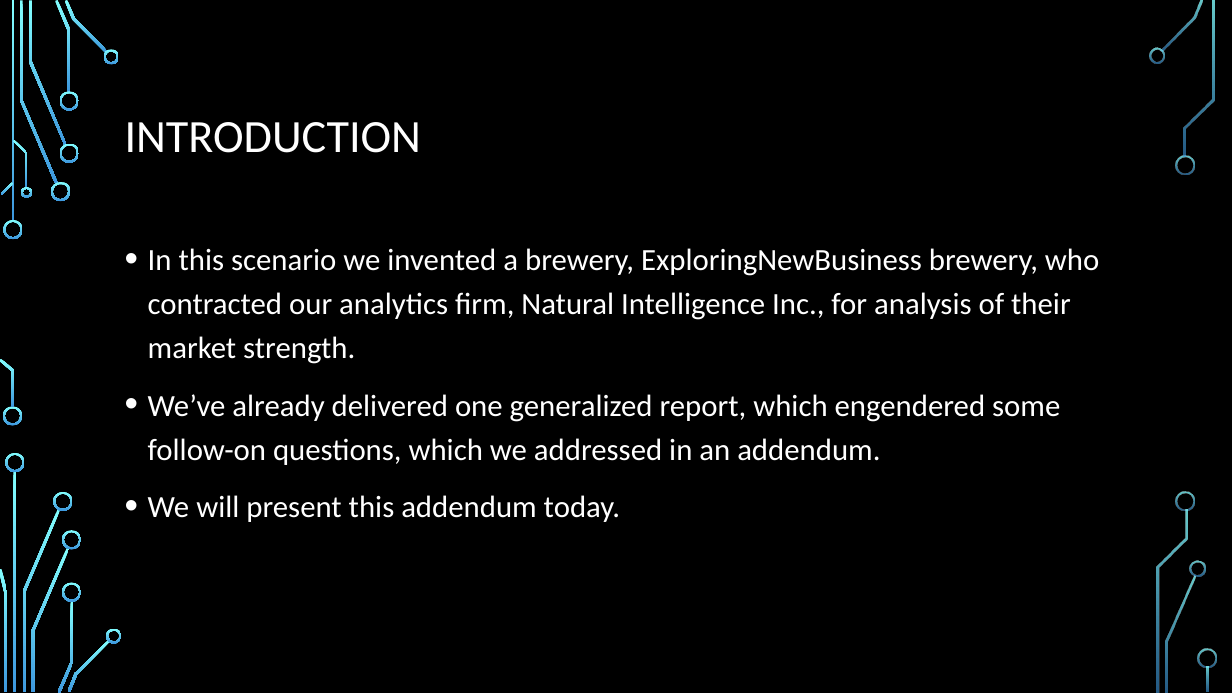
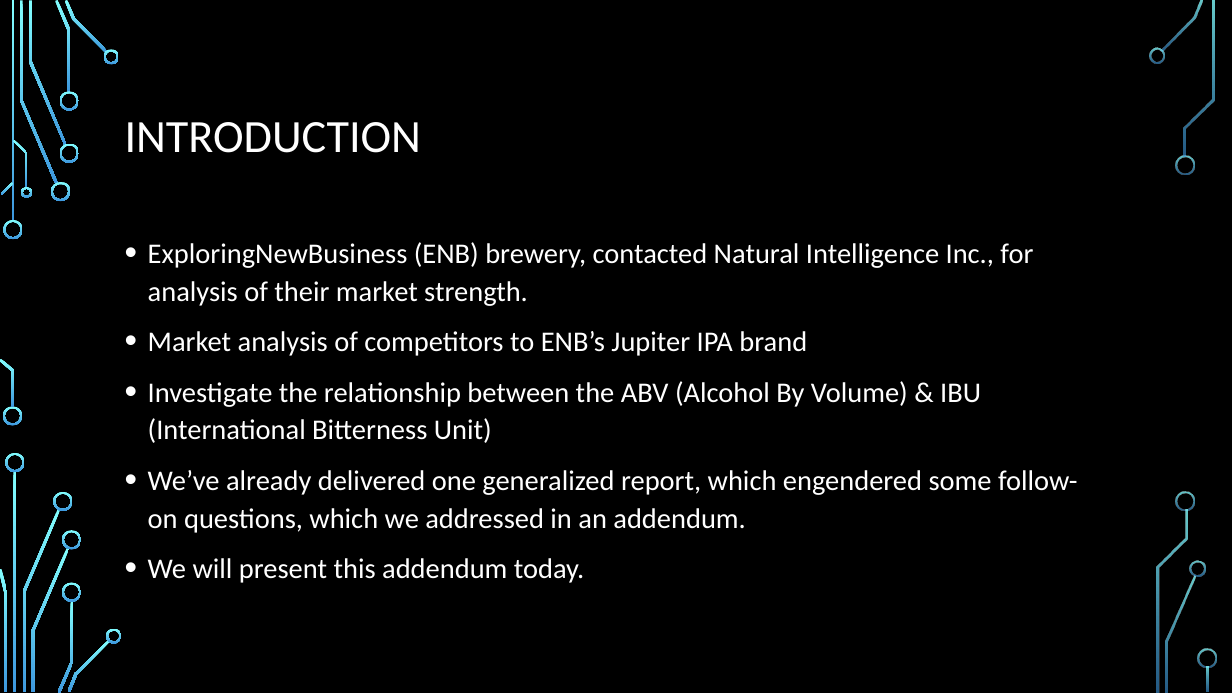
Before and after one commit to rechavez/DDS_401_TeamNI_Case_Study1, a slide deck: slide 2 of DDS401 Team NI Case Study 1 Presentation.pptx. Drawn at 1232x693 pixels with LibreOffice and Linux fonts; fonts in the diff are those of the drawing; background and template pictures are left out. Boxes give left, top, right and bottom in pixels: in the first picture for what was removed or moved away, otherwise in the second. Text is boxed around its words. In the diff, an @@ line names an element or a change of style, - is before the commit and + after.

Commit message:
Modified the powerpoint file

```diff
--- a/DDS401 Team NI Case Study 1 Presentation.pptx
+++ b/DDS401 Team NI Case Study 1 Presentation.pptx
@@ text at box(148, 242, 1033, 443): text changed; size 24 to 22.2 pt @@
-• In this scenario we invented a brewery, ExploringNewBusiness brewery, who contracted our analytics firm, Natural Intelligence Inc., for analysis of their market strength.
+• ExploringNewBusiness (ENB) brewery, contacted Natural Intelligence Inc., for analysis of their market strength.
+• Market analysis of competitors to ENB’s Jupiter IPA brand
+• Investigate the relationship between the ABV (Alcohol By Volume) & IBU (International Bitterness Unit)
@@ text at box(148, 470, 1078, 583): size 24 to 22.2 pt in "We’ve already delivered one generalized report, which ...", "We will present this addendum today."; line spacing 1.2 to 1.1 @@
```
Also in this commit, not shown: 1 slide added.
